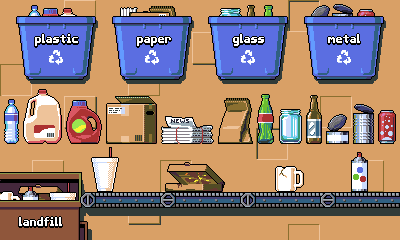
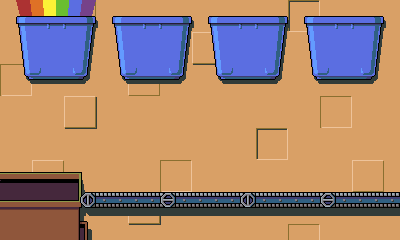
Comparing the layer stacks of the two 400 × 240 images. Changes:
hid "Items" over (4, 89, 396, 192)
hid "Labels" over (18, 33, 361, 228)
added layer "Rainbow" above "Hints" over (16, 0, 96, 16)
hid "Hints" over (0, 4, 375, 200)
